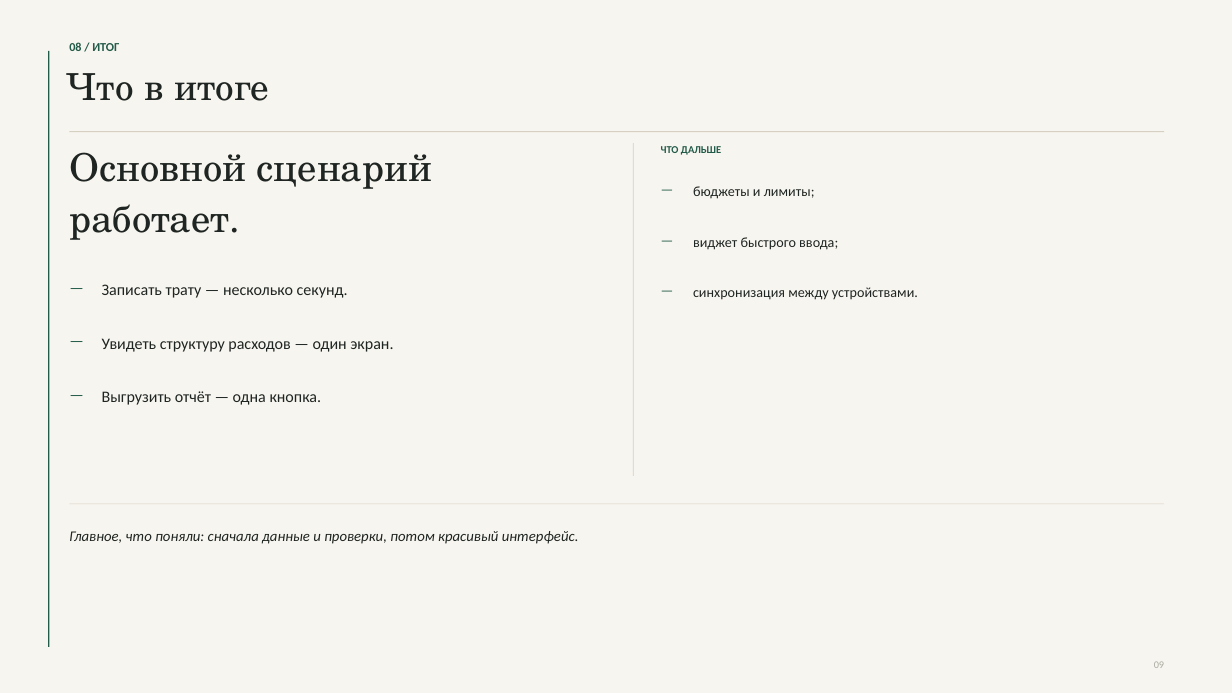
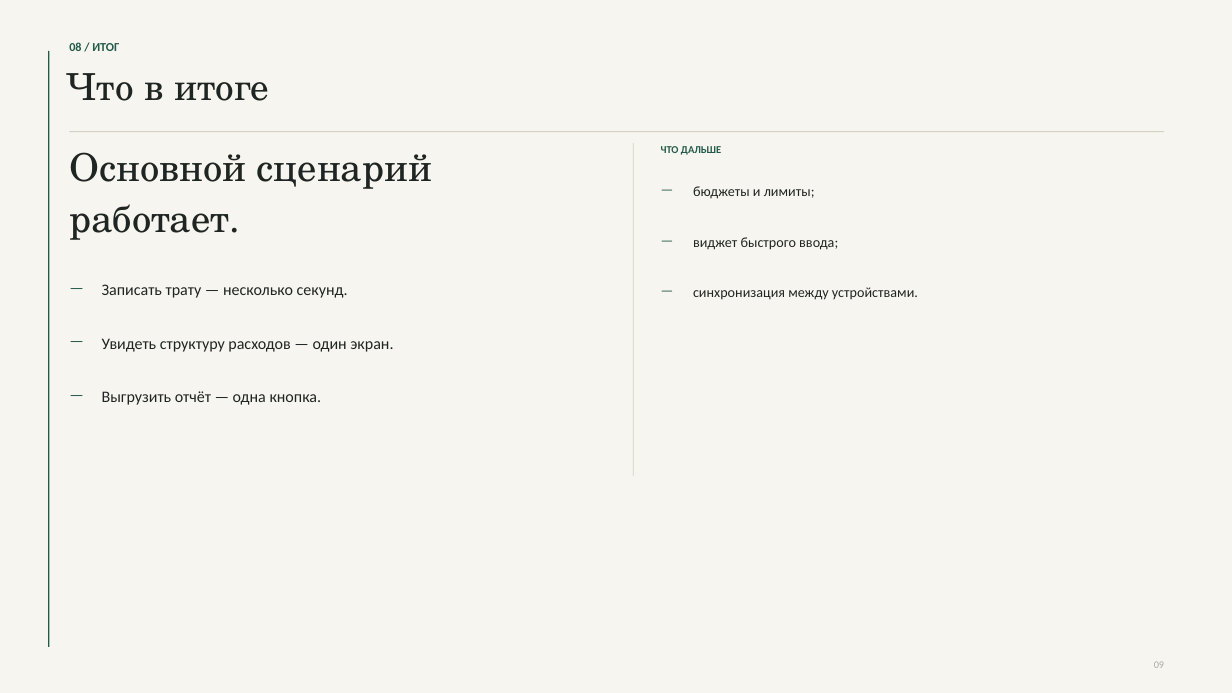
Before and after one commit to Croker0/fintracker, a slide deck: slide 9 of presentation/FinTracker.pptx. Drawn at 1232x693 pixels with LibreOffice and Linux fonts; fonts in the diff are those of the drawing. Boxes give left, top, right and bottom in pixels: in the first picture for what was removed or moved away, otherwise in the second. Text is boxed around its words. In the diff, an @@ line names an element or a change of style, - is before the commit and + after.

```diff
--- a/presentation/FinTracker.pptx
+++ b/presentation/FinTracker.pptx
@@ rectangle removed at box(69, 504, 1165, 505) @@
@@ text removed at box(69, 531, 579, 544) @@
-Главное, что поняли: сначала данные и проверки, потом красивый интерфейс.
```
